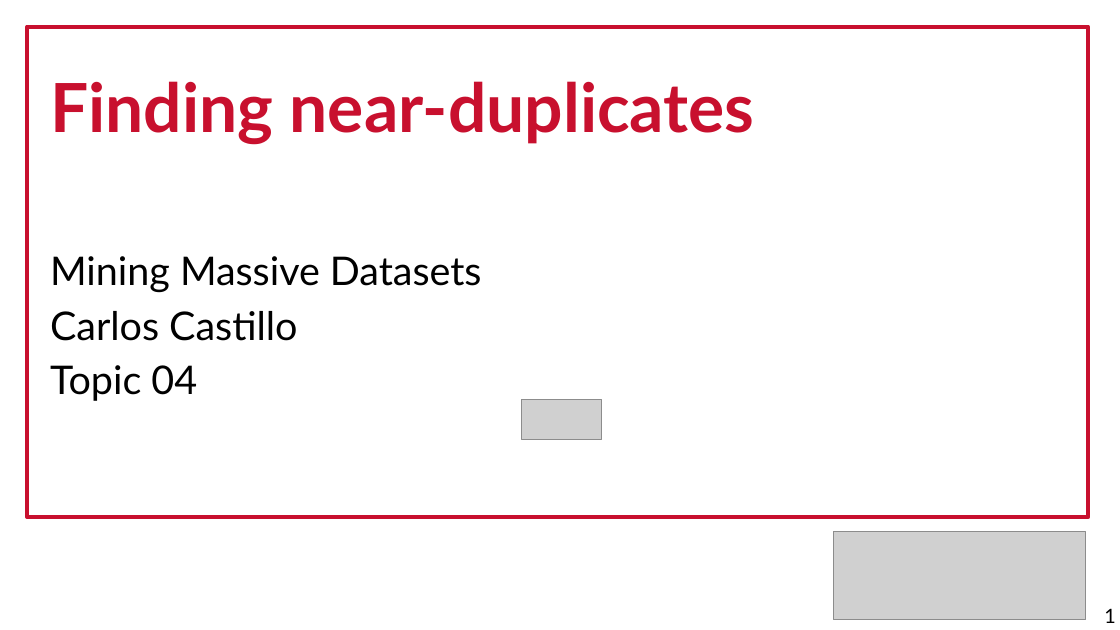
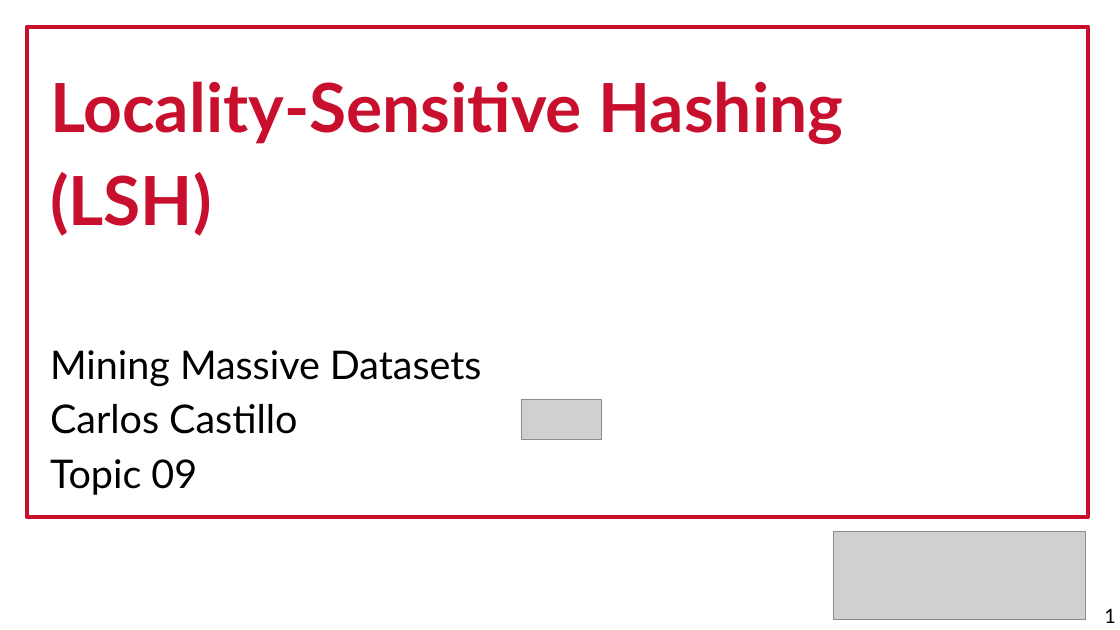
Before and after one commit to chatox/data-mining-course, a slide deck: slide 1 of theory/tt09_locality_sensitive_hashing.odp. Drawn at 1120x630 pixels with LibreOffice and Linux fonts; fonts in the diff are those of the drawing; grey boxes stand for pictures. Boxes give left, top, right and bottom in pixels: in the first picture for what was removed or moved away, otherwise in the second. Text is boxed around its words. In the diff, an @@ line names an element or a change of style, - is before the commit and + after.

```diff
--- a/theory/tt09_locality_sensitive_hashing.odp
+++ b/theory/tt09_locality_sensitive_hashing.odp
@@ text at (50, 81, 844, 236): text changed @@
-Finding near-duplicates
+Locality-Sensitive Hashing
+(LSH)
@@ text at (50, 459, 197, 495): text changed @@
-Topic 04
+Topic 09
```
Also in this commit, not shown: 2 other slides changed, 27 slides removed, 1 other file.
